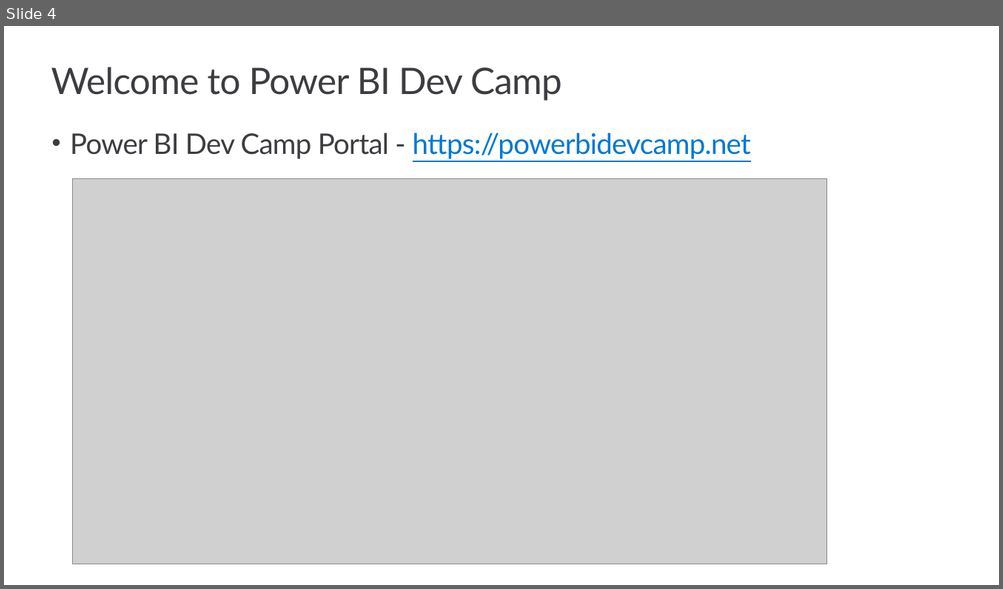
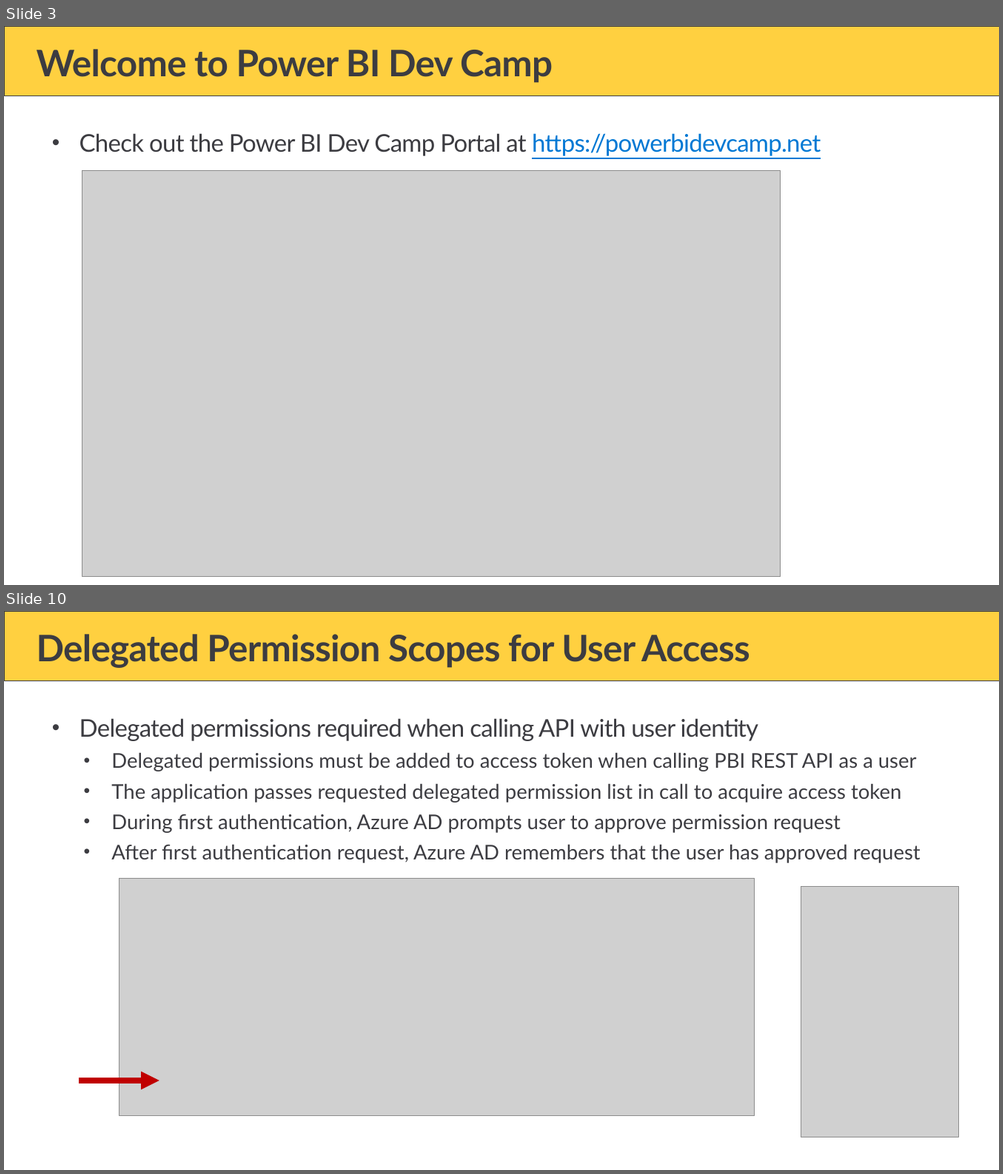
Before and after one commit to PowerBiDevCamp/Camp-Sessions, a slide deck: Session 33 - Setting Datasource Credentials with the Power BI REST API.pptx. Shown one above the other, each under a label of ours: slide 4 before the commit, slides 3 and 10 after it; the slides between them are not shown. The pictures are 1003x589 and 1003x1174 pixels, drawn with LibreOffice and Linux fonts; fonts in the diff are those of the drawing; grey boxes stand for pictures; background and template pictures are left out. Boxes give left, top, right and bottom in pixels: in the first picture for what was removed or moved away, otherwise in the second. Text is boxed around its words. In the diff, an @@ line names an element or a change of style, - is before the commit and + after.

```diff
--- a/Session 33 - Setting Datasource Credentials with the Power BI REST API.pptx
+++ b/Session 33 - Setting Datasource Credentials with the Power BI REST API.pptx
@@ slide 10 added at bbox=[4, 611, 999, 1170], background #FFFFFF; not listed: 1 template element that a slide beside it also shows @@
@@ title added at bbox=[37, 634, 750, 668], 36 pt, text #3C3C41, bold @@
+Delegated Permission Scopes for User Access
@@ text added at bbox=[79, 718, 920, 863], 20 pt, text #3C3C41 @@
+• Delegated permissions required when calling API with user identity
+  • Delegated permissions must be added to access token when calling PBI REST API as a user
+  • The application passes requested delegated permission list in call to acquire access token
+  • During first authentication, Azure AD prompts user to approve permission request
+  • After first authentication request, Azure AD remembers that the user has approved request
@@ picture added at bbox=[119, 879, 754, 1116] @@
@@ picture added at bbox=[800, 887, 959, 1138] @@
@@ arrow added from (79, 1080) to (159, 1080), #C00000 6 pt @@
@@ what was slide 4 is now slide 3 @@
@@ slide 3 changed as well @@
@@ rectangle added at bbox=[4, 26, 999, 96], fill #FFD040, outline #3C3C41 0.5 pt @@
@@ title "Welcome to Power BI Dev ...": place and size @@
-title "Welcome to Power BI Dev ..." at bbox=[51, 67, 562, 101]
+title "Welcome to Power BI Dev ..." at bbox=[37, 49, 552, 83]
@@ title "Welcome to Power BI Dev ..." at bbox=[37, 49, 552, 83]: bold on @@
@@ text at bbox=[79, 133, 820, 156]: text changed; size 28 to 24 pt; text colour #0078D4 to #3C3C41 @@
-• Power BI Dev Camp Portal - https://powerbidevcamp.net
+• Check out the Power BI Dev Camp Portal at https://powerbidevcamp.net
@@ picture: place and size @@
-picture at bbox=[73, 179, 827, 565]
+picture at bbox=[82, 171, 780, 577]
```
Also in this commit, not shown: 4 other slides changed, 47 other slides added, 35 slides removed, 11 other files.
